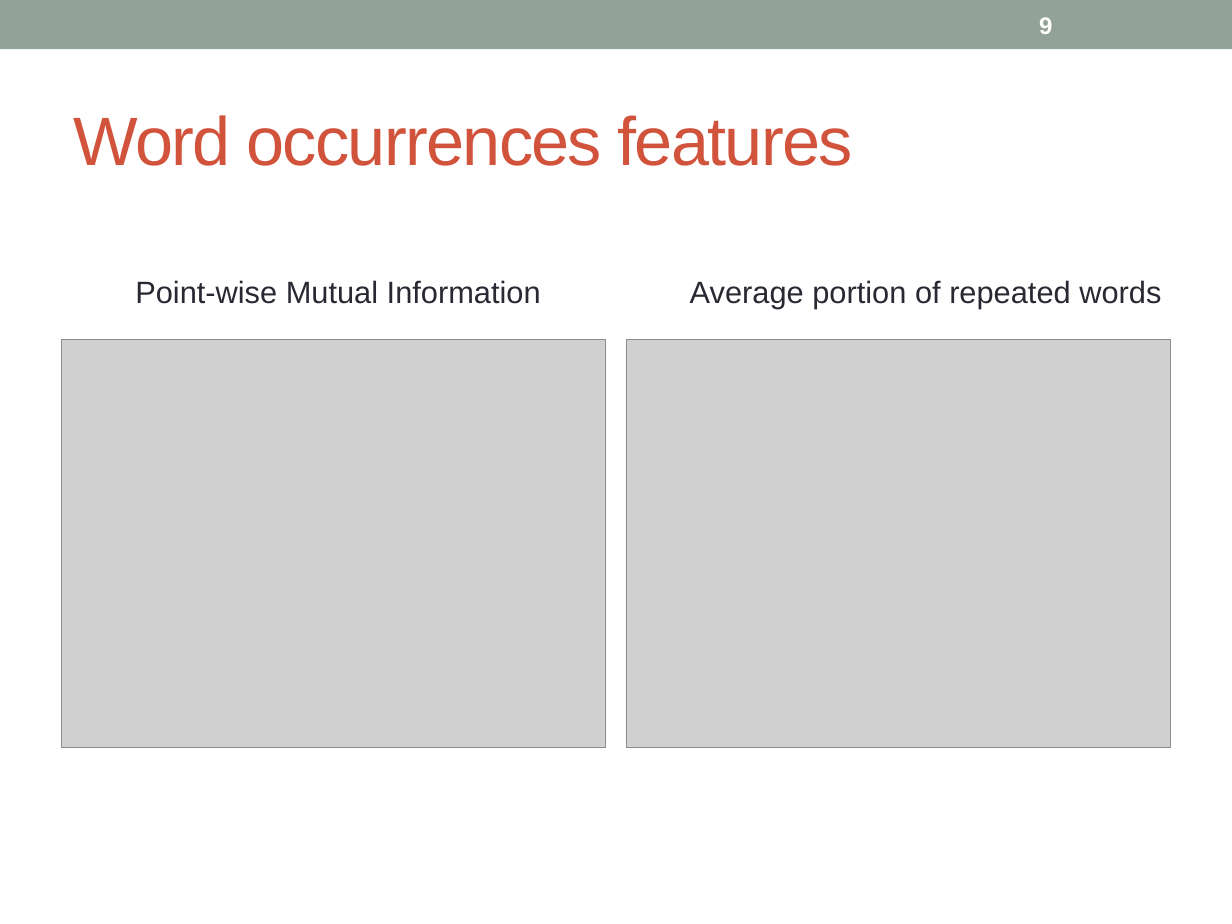
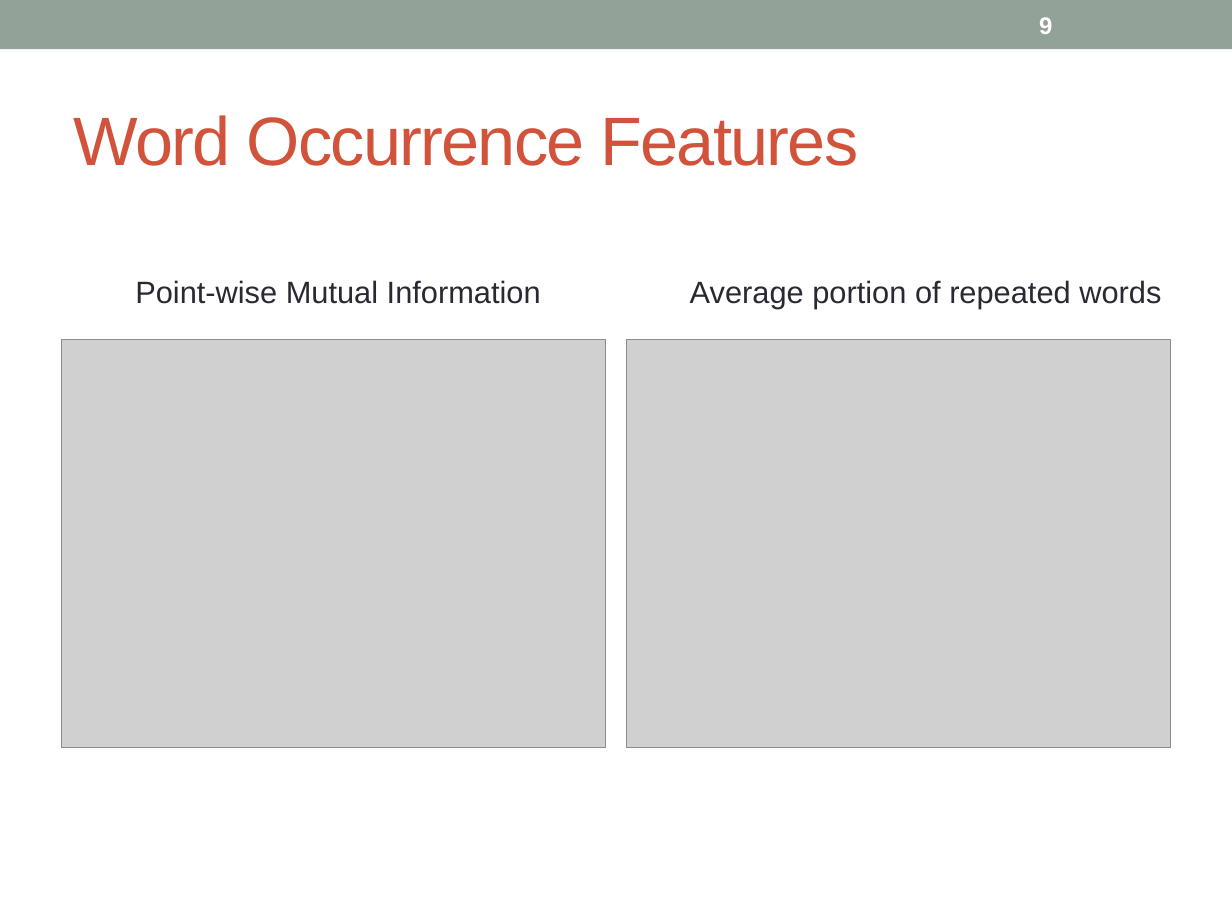
Before and after one commit to hunterhector/LangStats12Spring, a slide deck: slide 9 of Slides/11761-slides.pptx. Drawn at 1232x924 pixels with LibreOffice and Linux fonts; fonts in the diff are those of the drawing; grey boxes stand for pictures. Boxes give left, top, right and bottom in pixels: in the first picture for what was removed or moved away, otherwise in the second. Text is boxed around its words. In the diff, an @@ line names an element or a change of style, - is before the commit and + after.

```diff
--- a/Slides/11761-slides.pptx
+++ b/Slides/11761-slides.pptx
@@ title at (74, 115, 858, 166): text changed @@
-Word occurrences features
+Word Occurrence Features
```
Also in this commit, not shown: 8 other slides changed, 3 other files.
